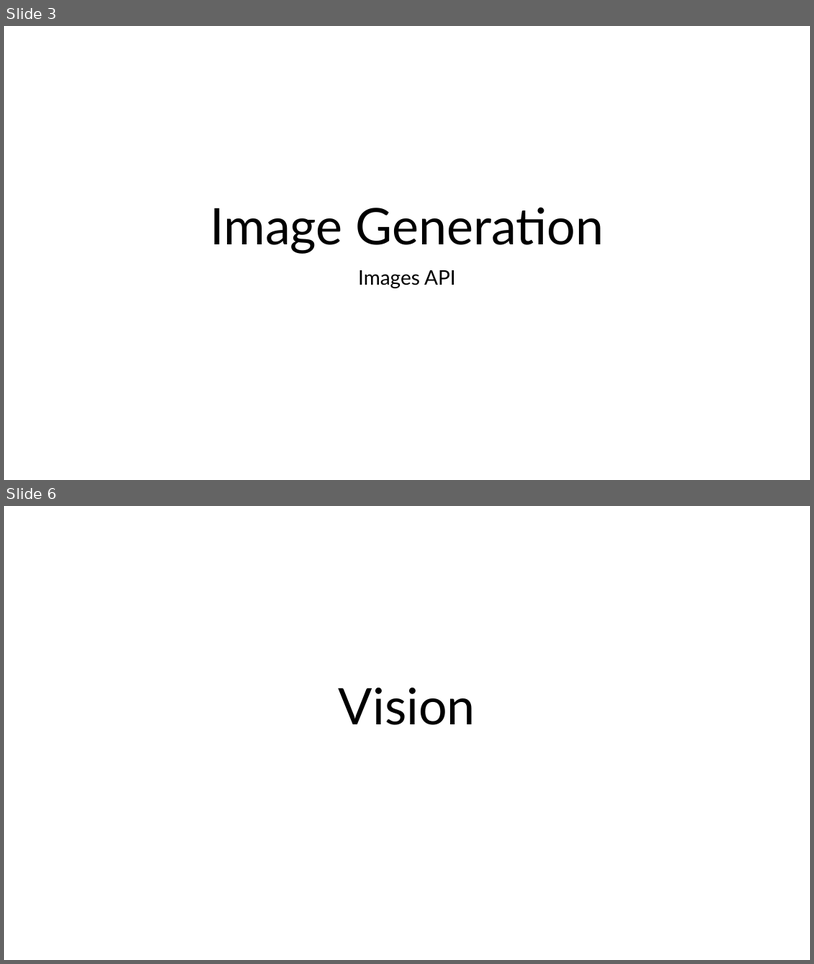
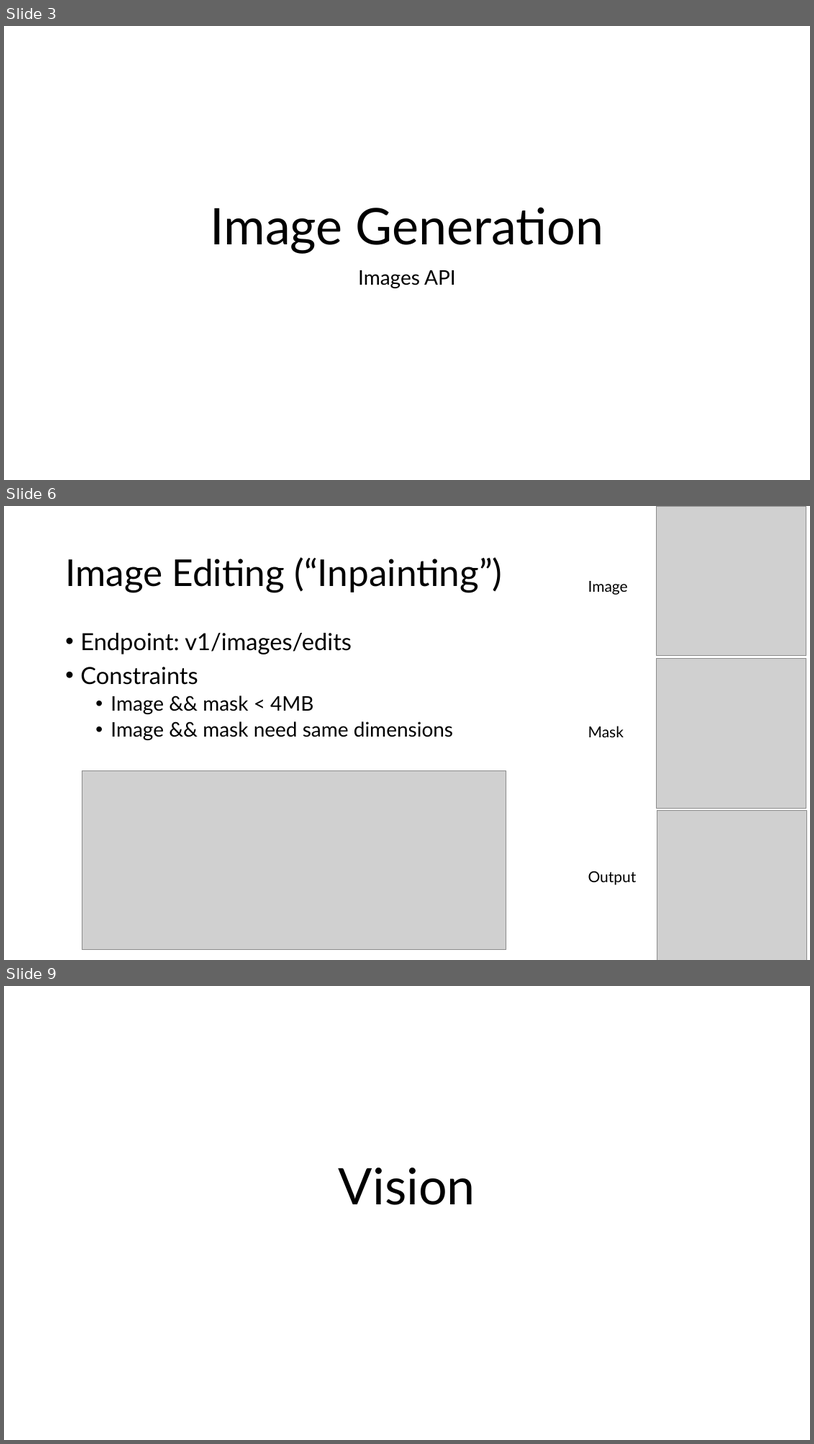
Before and after one commit to sammmmmmiller/CS584, a slide deck: cs584present.pptx. Shown one above the other, each under a label of ours: slides 3 and 6 before the commit, slides 3, 6 and 9 after it; the slides between them are not shown. The pictures are 814x964 and 814x1444 pixels, drawn with LibreOffice and Linux fonts; fonts in the diff are those of the drawing; grey boxes stand for pictures. Boxes give left, top, right and bottom in pixels: in the first picture for what was removed or moved away, otherwise in the second. Text is boxed around its words. In the diff, an @@ line names an element or a change of style, - is before the commit and + after.

```diff
--- a/cs584present.pptx
+++ b/cs584present.pptx
@@ slide 6 added at (4, 506, 810, 960), background #FFFFFF @@
@@ picture added at (657, 506, 806, 656) @@
@@ title added at (65, 557, 502, 592), 44 pt, text #000000 @@
+Image Editing (“Inpainting”)
@@ text added at (589, 581, 637, 885), 18 pt, text #000000 @@
+Image
+Mask
+Output
@@ text added at (80, 633, 453, 740), 24 pt, text #000000 @@
+• Endpoint: v1/images/edits
+• Constraints
+  • Image && mask < 4MB
+  • Image && mask need same dimensions
@@ picture added at (657, 659, 806, 808) @@
@@ picture added at (82, 771, 507, 950) @@
@@ picture added at (657, 811, 807, 960) @@
@@ what was slide 6 is now slide 9 @@
```
Also in this commit, not shown: 4 slides changed, 14 other slides added, 4 slides removed, 2 other files.
